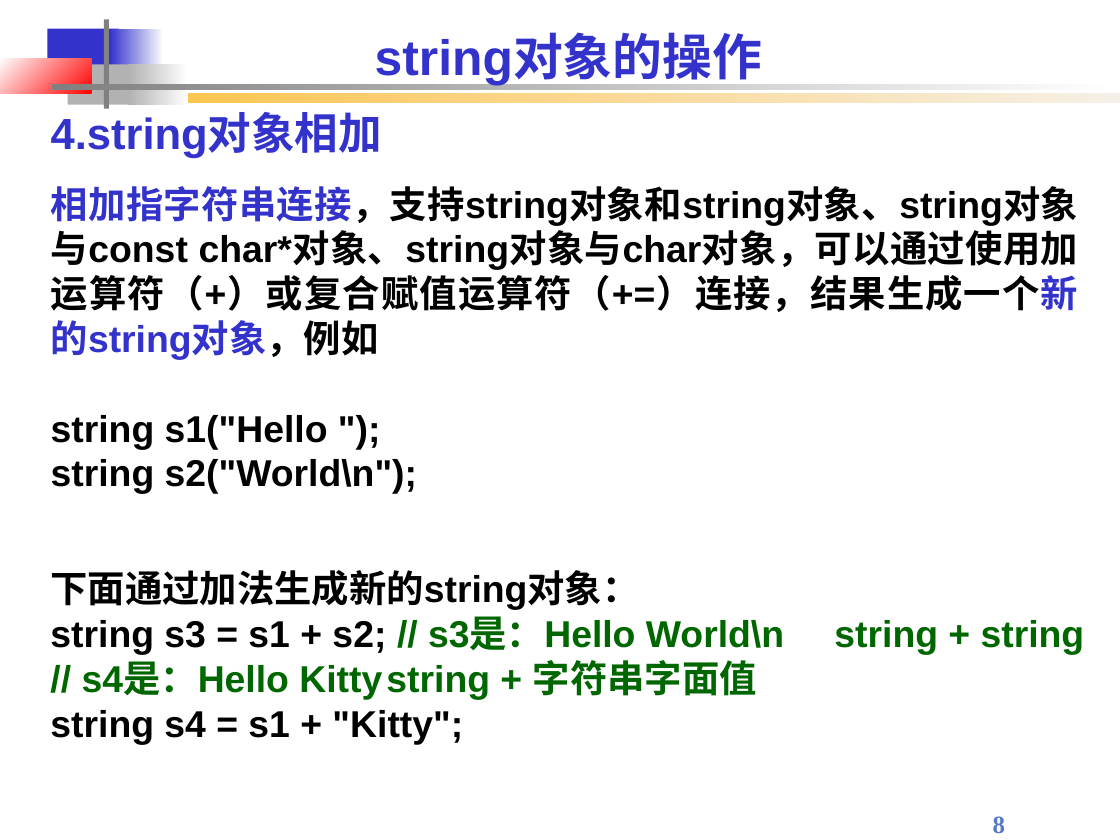
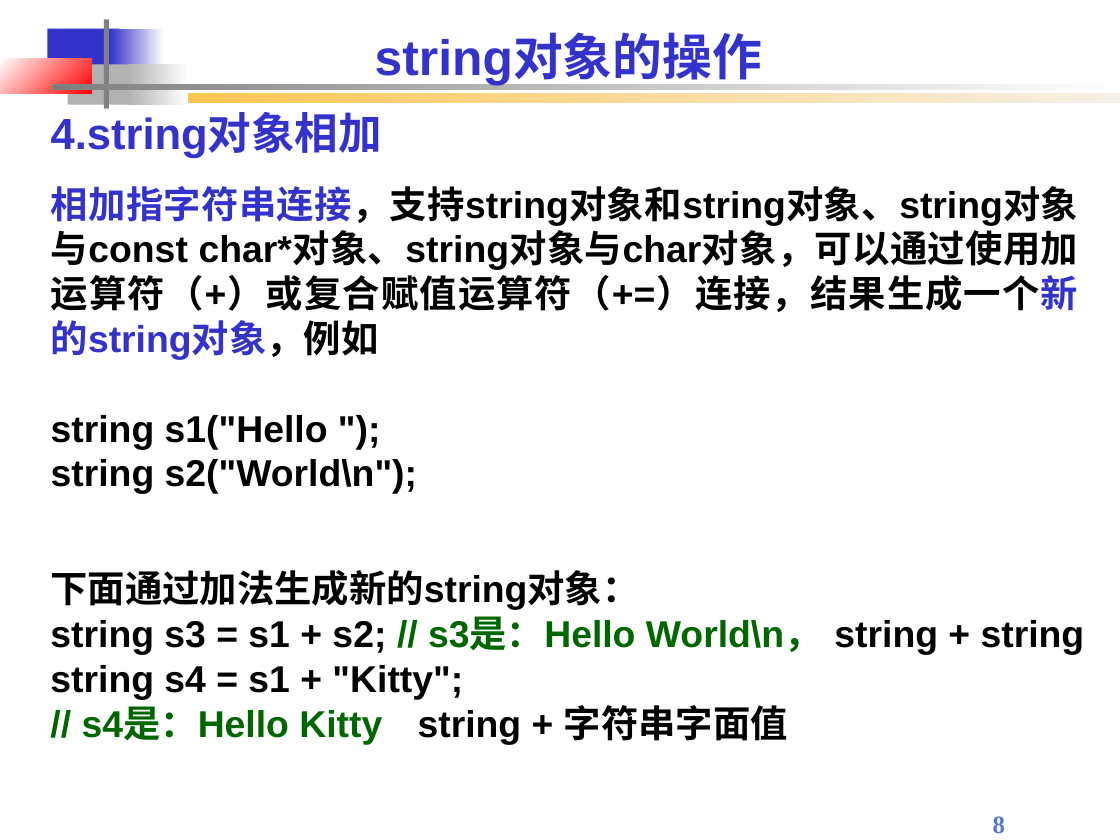
Before and after one commit to Changhe160/Changhe160.github.io, a slide deck: slide 8 of teachingRes/Cplusplus/string and vector.ppt. Drawn at 1120x840 pixels with LibreOffice and Linux fonts; fonts in the diff are those of the drawing; background and template pictures are left out. Boxes give left, top, right and bottom in pixels: in the first picture for what was removed or moved away, otherwise in the second. Text is boxed around its words. In the diff, an @@ line names an element or a change of style, - is before the commit and + after.

```diff
--- a/teachingRes/Cplusplus/string and vector.ppt
+++ b/teachingRes/Cplusplus/string and vector.ppt
@@ text at [50,618,1085,700]: text changed; text colour #006600 to #000000 @@
-string s3 = s1 + s2; // s3是：Hello World\n string + string
+string s3 = s1 + s2; // s3是：Hello World\n， string + string
+string s4 = s1 + "Kitty";
@@ text at [50,710,463,744]: paragraph removed @@
-string s4 = s1 + "Kitty";
@@ text at [82,705,788,744]: text colour #006600 to #000000 in "string + 字符串字面值" @@
```
Also in this commit, not shown: 15 other slides changed, 1 other file.
